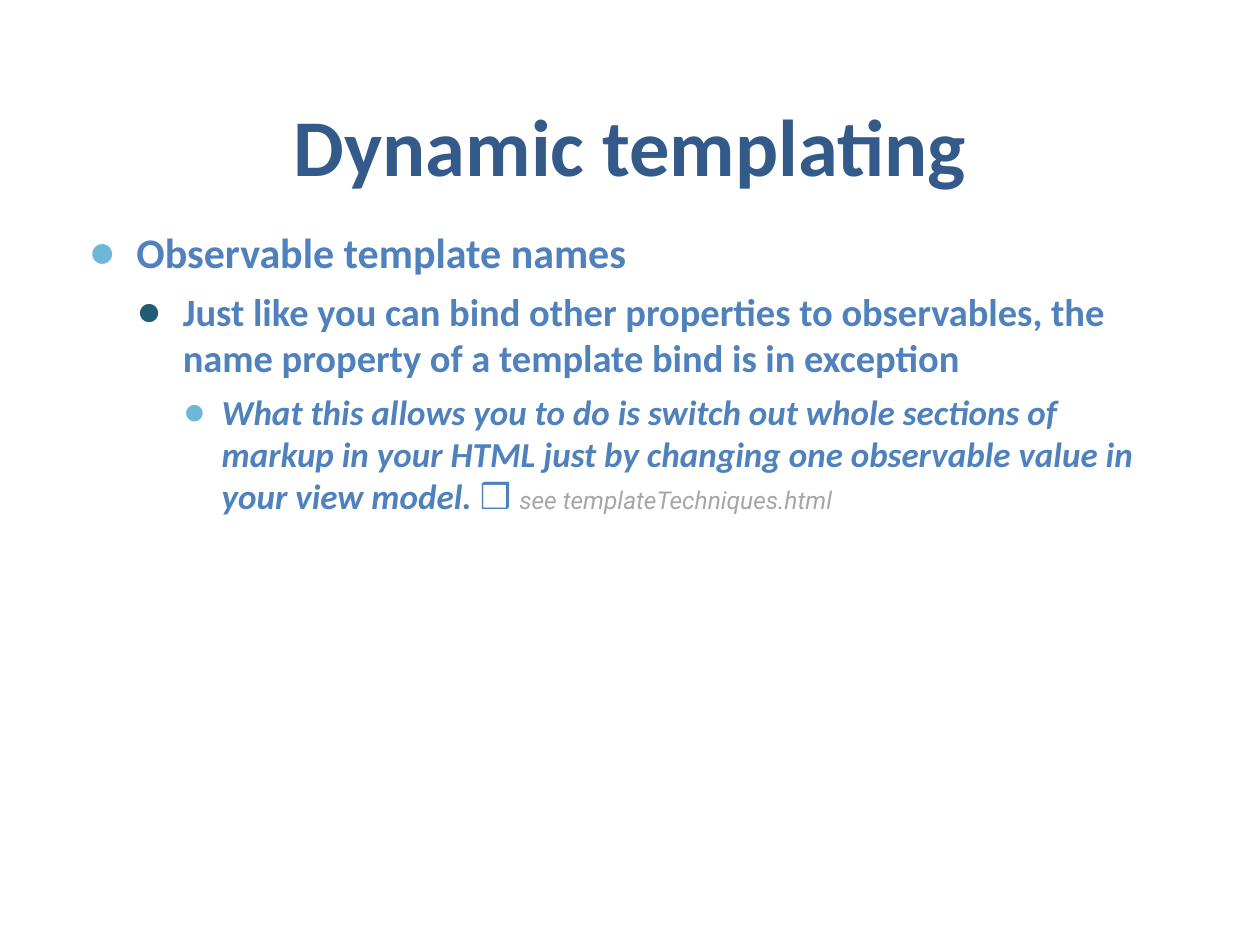
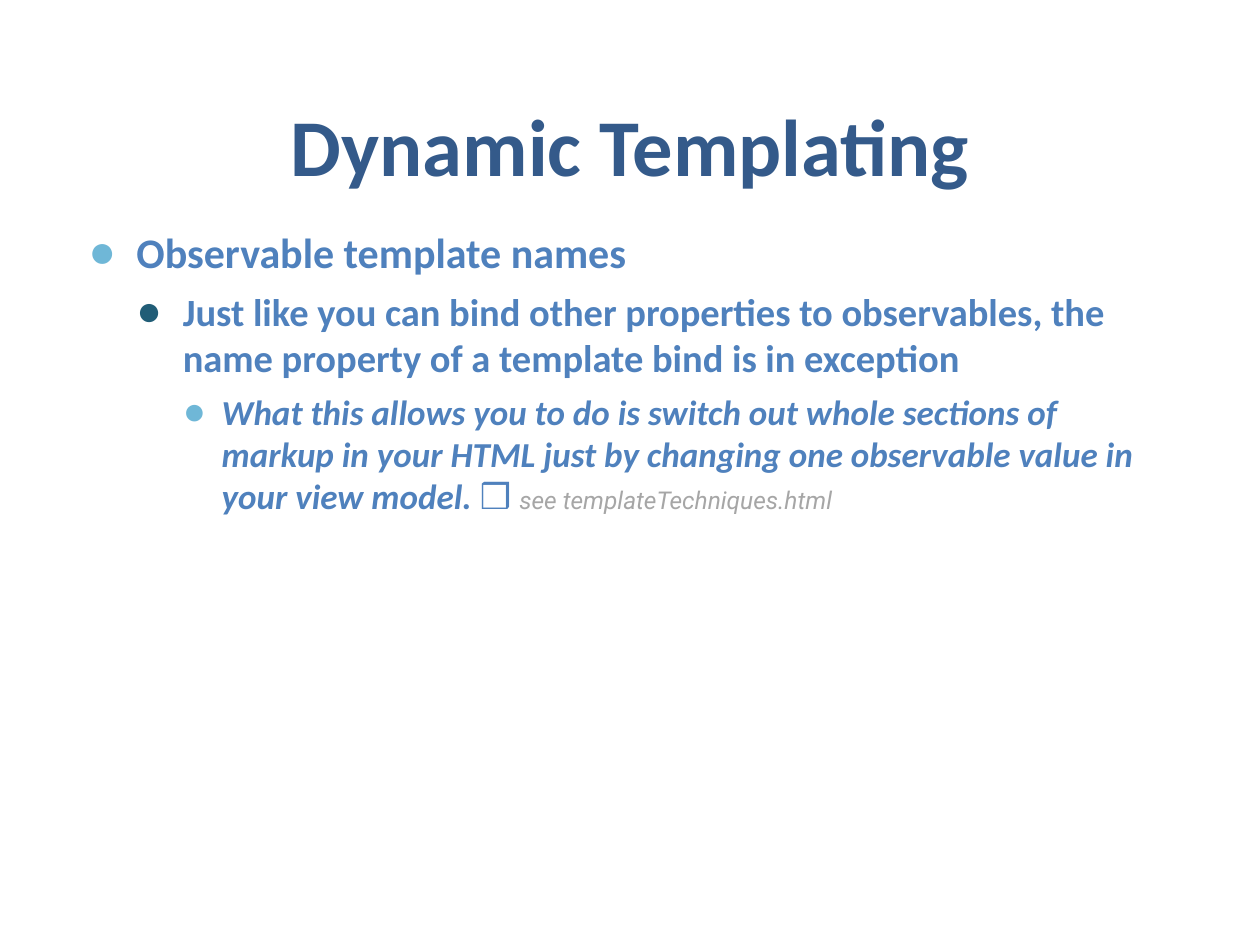
Before and after one commit to samnau/knockout-templating, a slide deck: slide 12 of Knockout Templating - slides.pptx. Drawn at 1260x945 pixels with LibreOffice and Linux fonts; fonts in the diff are those of the drawing; background and template pictures are left out. Boxes give left, top, right and bottom in pixels: in the first picture for what was removed or moved away, otherwise in the second. Text is boxed around its words. In the diff, an @@ line names an element or a change of style, - is before the commit and + after.

```diff
--- a/Knockout Templating - slides.pptx
+++ b/Knockout Templating - slides.pptx
@@ title at [291,119,969,190]: text changed @@
-Dynamic templating
+Dynamic Templating
```
Also in this commit, not shown: 3 other slides changed, 8 other files.
